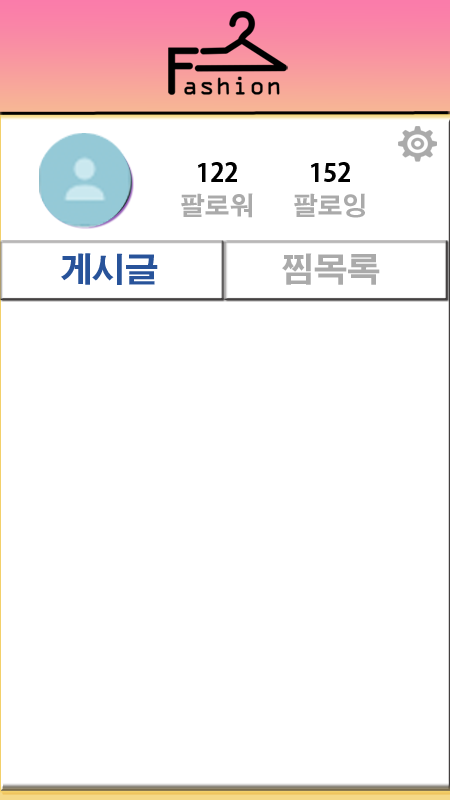
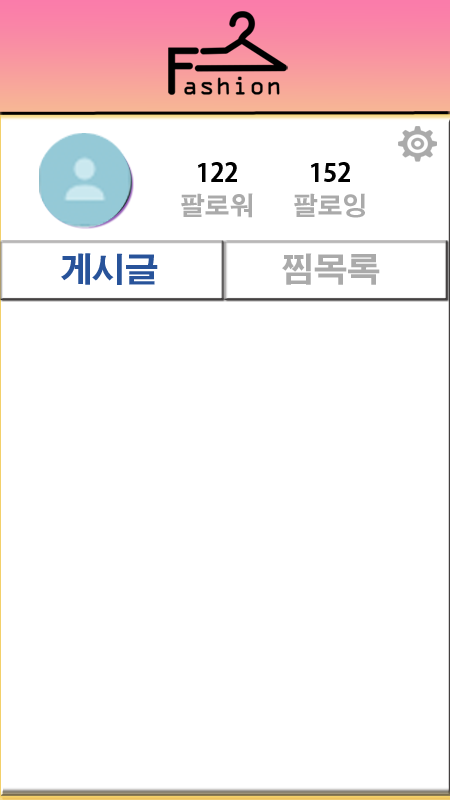
Layers edited between the first and the second 450px x 800px image:
painted on "게시물 틀" over [1, 120, 450, 796]
